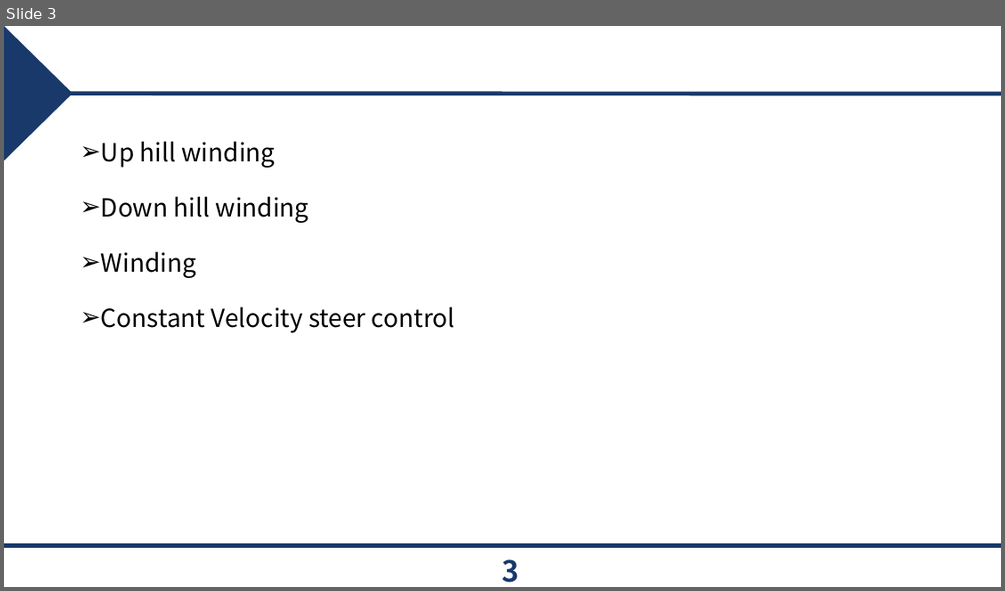
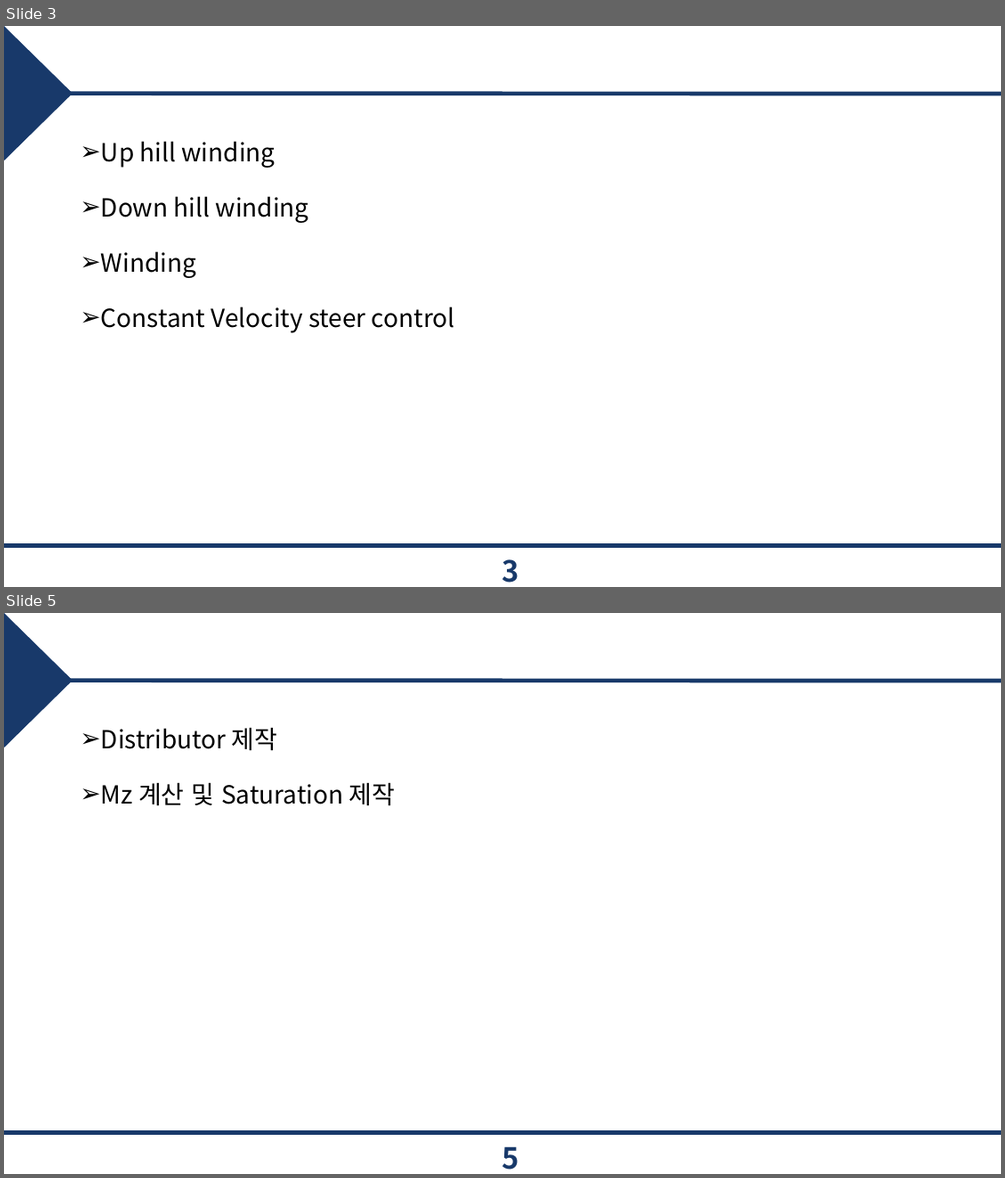
Before and after one commit to epoxx-arch/Torque_vectoringthesis, a slide deck: PPT/개인 연구 Data_collect.pptx. Shown one above the other, each under a label of ours: slide 3 before the commit, slides 3 and 5 after it; the slides between them are not shown. The pictures are 1005x591 and 1005x1178 pixels, drawn with LibreOffice and Linux fonts; fonts in the diff are those of the drawing; background and template pictures are left out. Boxes give left, top, right and bottom in pixels: in the first picture for what was removed or moved away, otherwise in the second. Text is boxed around its words. In the diff, an @@ line names an element or a change of style, - is before the commit and + after.

```diff
--- a/PPT/개인 연구 Data_collect.pptx
+++ b/PPT/개인 연구 Data_collect.pptx
@@ slide 5 added at (x1=4, y1=613, x2=1001, y2=1174), background #FFFFFF; not listed: 3 template elements that a slide beside it also shows @@
@@ text added at (x1=101, y1=727, x2=396, y2=806), 24 pt, text #000000 @@
+➢ Distributor 제작
+➢ Mz 계산 및 Saturation 제작
@@ page number added at (x1=502, y1=1146, x2=518, y2=1169), 28 pt, text #18396A, bold @@
+5
```
Also in this commit, not shown: 1 other slide added, 4 other files.
